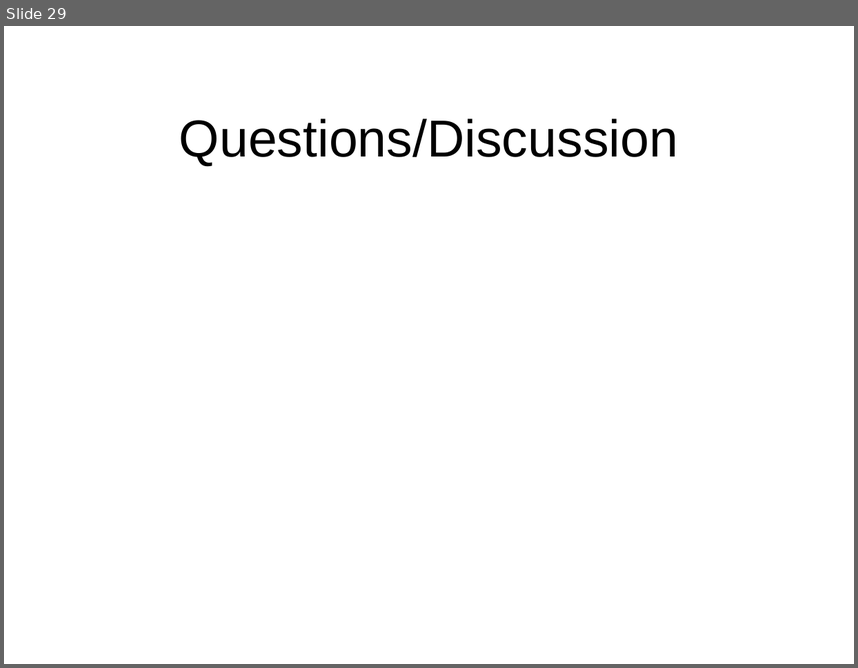
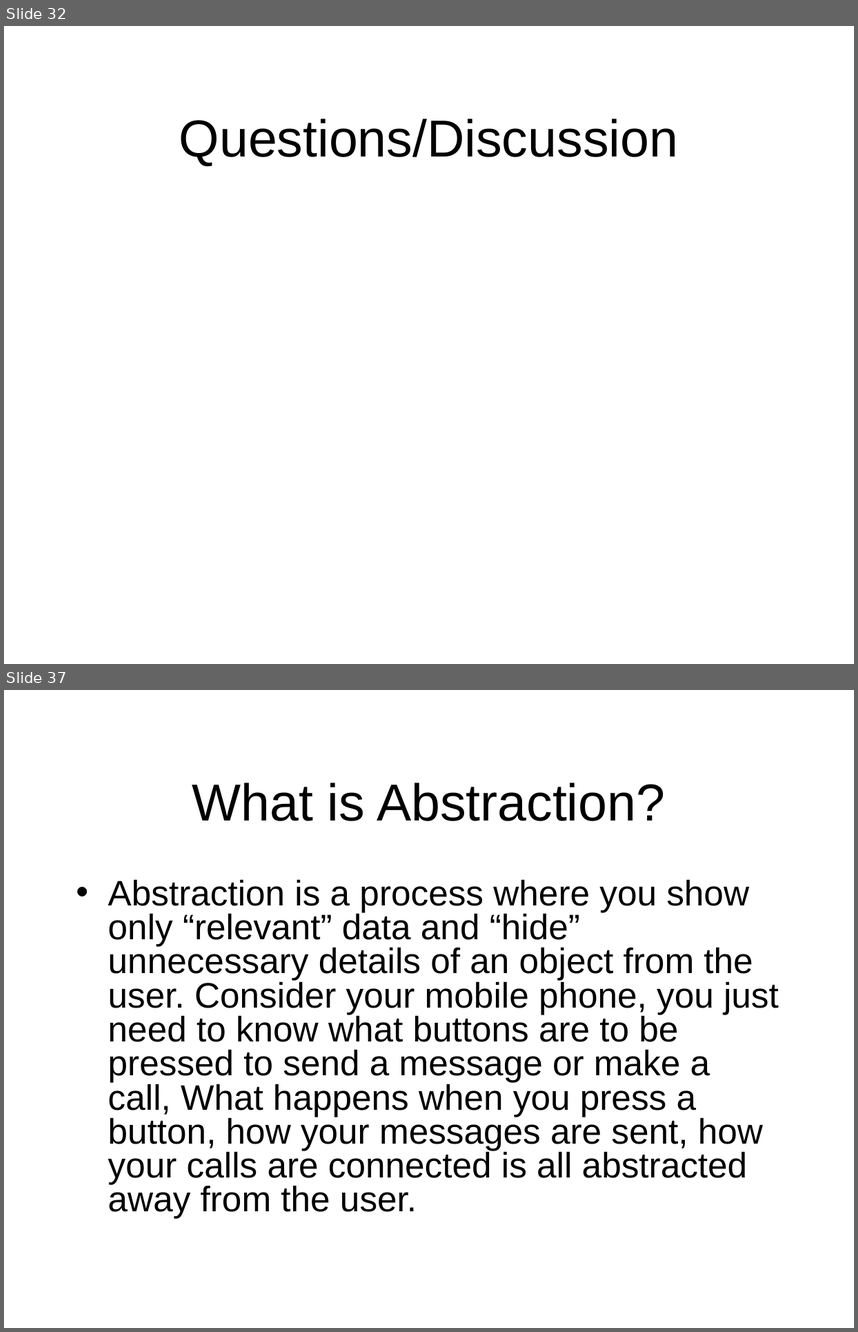
Before and after one commit to octaviordz/zjnu2017.github.io, a slide deck: OOAD/lectures/010--Introduction.ppt. Shown one above the other, each under a label of ours: slide 29 before the commit, slides 32 and 37 after it; the slides between them are not shown. The pictures are 858x668 and 858x1332 pixels, drawn with LibreOffice and Linux fonts; fonts in the diff are those of the drawing. Boxes give left, top, right and bottom in pixels: in the first picture for what was removed or moved away, otherwise in the second. Text is boxed around its words. In the diff, an @@ line names an element or a change of style, - is before the commit and + after.

```diff
--- a/OOAD/lectures/010--Introduction.ppt
+++ b/OOAD/lectures/010--Introduction.ppt
@@ slide 37 added at (x1=4, y1=690, x2=854, y2=1328), background #FFFFFF @@
@@ title added at (x1=192, y1=782, x2=665, y2=821), 44 pt, text #000000 @@
+What is Abstraction?
@@ text added at (x1=108, y1=879, x2=779, y2=1218), 30 pt, text #000000 @@
+• Abstraction is a process where you show only “relevant” data and “hide” unnecessary details of an object from the user. Consider your mobile phone, you just need to know what buttons are to be pressed to send a message or make a call, What happens when you press a button, how your messages are sent, how your calls are connected is all abstracted away from the user.
@@ what was slide 29 is now slide 32 @@
```
Also in this commit, not shown: 1 slide changed, 11 other slides added, 1 slide removed, 2 other files.
